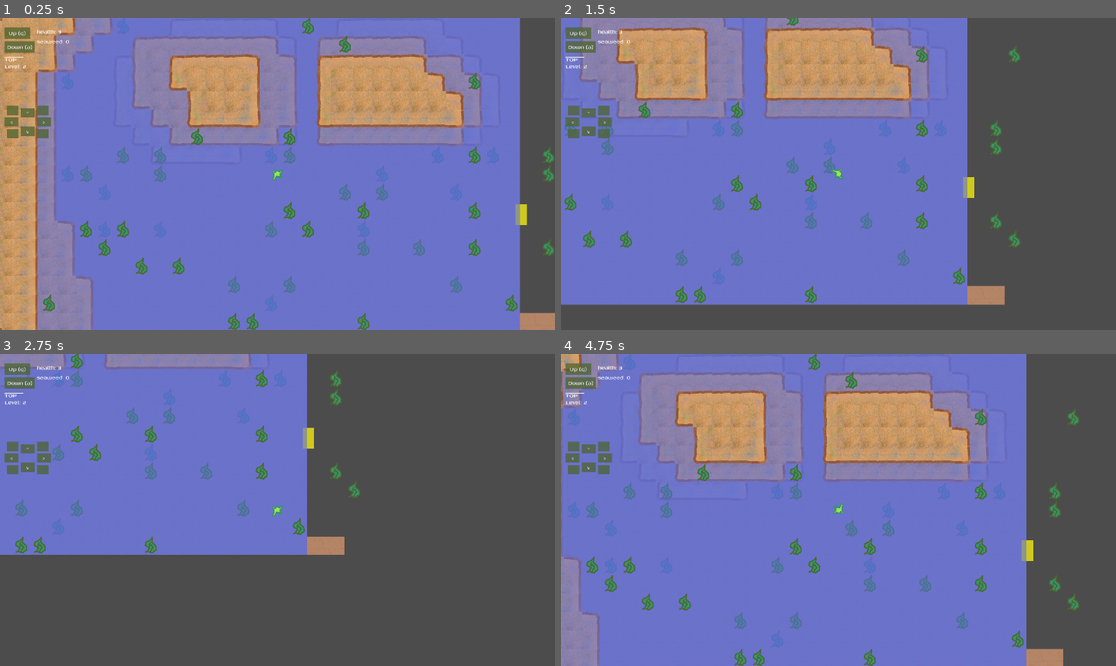
Above: before the commit, frames 1-4 (two rows, left to right).
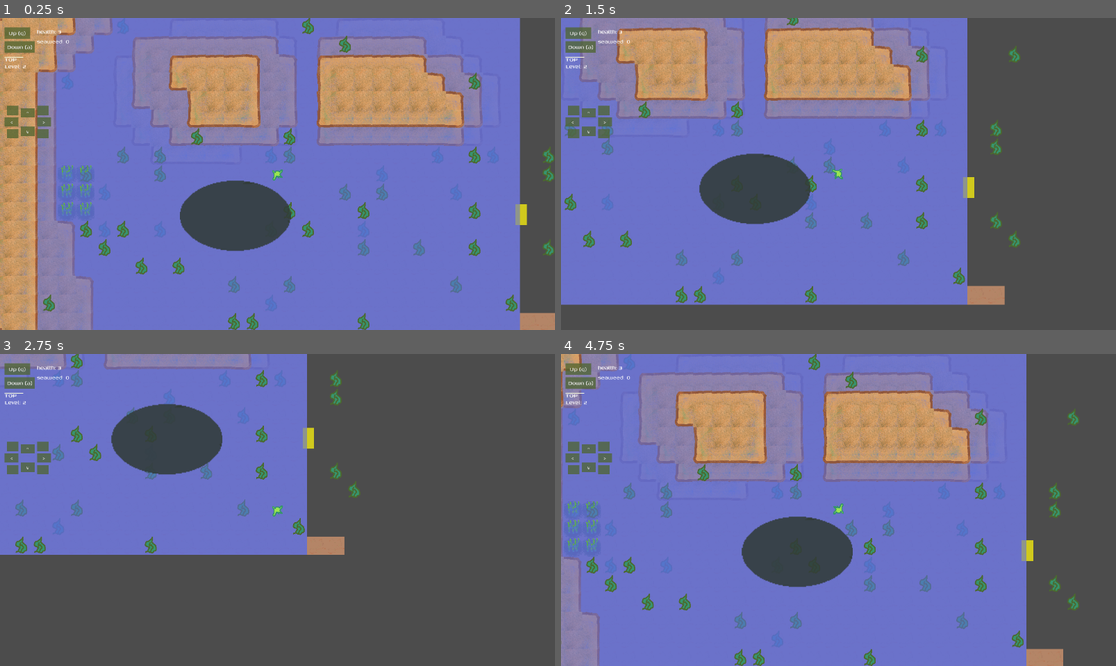
Above: after the commit, the same moments.

Repository: RoxT/SwimmingFrog
Game: Godot game, scene res://Maps/Swamp.tscn
The game is run twice, just before and just after one commit, with the same random seed, the same clock (stepped at 60 frames per second) and the same inputs. This scene is started directly instead of the project's main scene.
Inputs (mouse positions are in pixels of both pictures, inside the frame that each line leads up to):
- Up to frame 1 (0.25 s): no input
- Up to frame 2 (1.5 s): move the mouse to (960, 158) at 0.52 s; hold Right (ui_right) 0.53-1.28 s; click (960, 158) at 0.67 s; move the mouse to (727, 189) at 1.27 s; hold Down (ui_down) from 1.28 s (still down)
- Up to frame 3 (2.75 s): move the mouse to (333, 441) at 2.02 s; release Down (ui_down) at 2.03 s; hold Right (ui_right) from 2.03 s (still down)
- Up to frame 4 (4.75 s): move the mouse to (810, 572) at 2.77 s; release Right (ui_right) at 2.78 s; hold Up (ui_up) 2.78-3.53 s; click (810, 572) at 2.92 s; move the mouse to (1005, 556) at 3.52 s; hold Left (ui_left) from 3.53 s (still down); move the mouse to (672, 463) at 4.27 s

The runs differ from the first frame. In frame 1, 3.8% of the frame differs, in the area x 11-53%, y 47-75%; in frame 2, 3.6%; in frame 3, 3.6%; in frame 4, 3.8%, in the area x 1-53%, y 47-75%.

Commit message:
plants, shadow

Diff:
--- /dev/null
+++ b/SwimmingFrog/Birds/Bird.gd
@@ -0,0 +1,34 @@
+extends Area2D
+
+
+var speed = 200
+signal bird
+
+# Called when the node enters the scene tree for the first time.
+func _ready():
+	pass # Replace with function body.
+
+
+# Called every frame. 'delta' is the elapsed time since the previous frame.
+func _process(delta):
+	position.x = position.x + (delta * speed)
+
+
+func _on_Bird_body_entered(body):
+	if S.is_player(body):
+		modulate = Color.red
+		emit_signal("bird")
+
+
+func _on_Bird_body_exited(body):
+	if S.is_player(body):
+		modulate = Color.white
+
+func _on_Timer_timeout():
+	speed = -speed
+
+func move_to_layer(new_layer:int):
+	var bits := pow(2, new_layer) as int
+	collision_layer = bits
+	collision_mask = bits
+	scale = Vector2(new_layer+1, new_layer+1)
--- a/SwimmingFrog/Frog.gd
+++ b/SwimmingFrog/Frog.gd
@@ -41,3 +41,4 @@
 
 func move_to_layer(l:int):
 	layers = pow(2, l) as int
+	get_tree().call_group("follow", "move_to_layer", l)
--- a/SwimmingFrog/Maps/Home.tscn
+++ b/SwimmingFrog/Maps/Home.tscn
@@ -189,18 +189,21 @@
 [node name="Tadpole" type="AnimatedSprite" parent="Terrain/Top/Extras"]
 position = Vector2( 1945, 2062 )
 frames = SubResource( 5 )
+frame = 1
 playing = true
 
 [node name="Tadpole3" type="AnimatedSprite" parent="Terrain/Top/Extras"]
 position = Vector2( 2053, 2089 )
 rotation = -0.133417
 frames = SubResource( 5 )
+frame = 1
 playing = true
 
 [node name="Tadpole2" type="AnimatedSprite" parent="Terrain/Top/Extras"]
 position = Vector2( 2019, 2022 )
 rotation = -2.17694
 frames = SubResource( 5 )
+frame = 1
 playing = true
 
 [node name="Matron" type="Area2D" parent="Terrain/Top/Extras"]
--- a/SwimmingFrog/Maps/Swamp.tscn
+++ b/SwimmingFrog/Maps/Swamp.tscn
@@ -7,6 +7,12 @@
 [ext_resource path="res://Maps/Map.gd" type="Script" id=5]
 [ext_resource path="res://tilesets/terrain_tileset_bg.tres" type="TileSet" id=6]
 [ext_resource path="res://tilesets/terrain_tileset_rocks.tres" type="TileSet" id=7]
+[ext_resource path="res://Birds/Bird.gd" type="Script" id=8]
+[ext_resource path="res://Birds/shadow.png" type="Texture" id=9]
+
+[sub_resource type="CapsuleShape2D" id=1]
+radius = 30.0
+height = 40.0
 
 [node name="Swamp" type="Node2D"]
 script = ExtResource( 5 )
@@ -22,7 +28,7 @@
 [node name="Rocks" type="TileMap" parent="Terrain/Bottom"]
 tile_set = ExtResource( 7 )
 format = 1
-tile_data = PoolIntArray( -131071, 2, 1, -131070, 2, 2, -131 …(3097 unchanged characters)… 38, 524289, 2, 65538, 524290, 2, 65539, 655359, 2, 65537, 589824, 2, 65538, 589825, 2, 65538, 589826, 2, 65539, 720895, 2, 65537, 655360, 2, 65538, 655361, 2, 65538, 655362, 2, 65539, 786431, 2, 65537, 720896, 2, 65538, 72 …(676 unchanged characters)…
+tile_data = PoolIntArray( -131071, 2, 1, -131070, 2, 2, -131 …(3097 unchanged characters)… 38, 524289, 2, 65538, 524290, 2, 65539, 524291, 5, 0, 524292, 5, 0, 655359, 2, 65537, 589824, 2, 65538, 589825, 2, 65538, 589826, 2, 65539, 589827, 5, 0, 589828, 5, 0, 720895, 2, 65537, 655360, 2, 65538, 655361, 2, 65538, 655362, 2, 65539, 655363, 5, 0, 655364, 5, 0, 786431, 2, 65537, 720896, 2, 65538, 72 …(676 unchanged characters)…
 
 [node name="Middle" type="TileMap" parent="Terrain"]
 tile_set = ExtResource( 6 )
@@ -37,14 +43,13 @@
 collision_layer = 2
 collision_mask = 2
 format = 1
-tile_data = PoolIntArray( -131071, 2, 1, -131070, 2, 2, -131 …(2561 unchanged characters)… 38, 524289, 2, 65538, 524290, 2, 65539, 655359, 2, 65537, 589824, 2, 65538, 589825, 2, 65538, 589826, 2, 65539, 720895, 2, 65537, 655360, 2, 65538, 655361, 2, 65538, 655362, 2, 65539, 786431, 2, 65537, 720896, 2, 65538, 72 …(676 unchanged characters)…
+tile_data = PoolIntArray( -131071, 2, 1, -131070, 2, 2, -131 …(2561 unchanged characters)… 38, 524289, 2, 65538, 524290, 2, 65539, 524291, 4, 0, 524292, 4, 0, 655359, 2, 65537, 589824, 2, 65538, 589825, 2, 65538, 589826, 2, 65539, 589827, 4, 0, 589828, 4, 0, 720895, 2, 65537, 655360, 2, 65538, 655361, 2, 65538, 655362, 2, 65539, 655363, 4, 0, 655364, 4, 0, 786431, 2, 65537, 720896, 2, 65538, 72 …(676 unchanged characters)…
 
 [node name="Warp" parent="Terrain/Middle" instance=ExtResource( 2 )]
 position = Vector2( 1776, 664 )
 warp_to = "Home"
 
 [node name="Top" type="TileMap" parent="Terrain"]
-visible = false
 tile_set = ExtResource( 6 )
 collision_layer = 4
 collision_mask = 4
@@ -53,13 +58,31 @@
 script = ExtResource( 4 )
 
 [node name="Rocks" type="TileMap" parent="Terrain/Top"]
-visible = false
 tile_set = ExtResource( 7 )
 collision_layer = 4
 collision_mask = 4
 format = 1
-tile_data = PoolIntArray( -65536, 2, 1, -65535, 2, 2, -65534 …(1321 unchanged characters)… 37, 524288, 2, 65538, 524289, 2, 65539, 655359, 2, 65537, 589824, 2, 65538, 589825, 2, 65539, 720895, 2, 65537, 655360, 2, 65538, 655361, 2, 65539, 786431, 2, 65537, 720896, 2, 65538, 72 …(331 unchanged characters)…
+tile_data = PoolIntArray( -65536, 2, 1, -65535, 2, 2, -65534 …(1321 unchanged characters)… 37, 524288, 2, 65538, 524289, 2, 65539, 524291, 3, 0, 524292, 3, 0, 655359, 2, 65537, 589824, 2, 65538, 589825, 2, 65539, 589827, 3, 0, 589828, 3, 0, 720895, 2, 65537, 655360, 2, 65538, 655361, 2, 65539, 655363, 3, 0, 655364, 3, 0, 786431, 2, 65537, 720896, 2, 65538, 72 …(331 unchanged characters)…
 
 [node name="Frog" parent="." instance=ExtResource( 3 )]
 
 [node name="CanvasLayer" parent="." instance=ExtResource( 1 )]
+
+[node name="Bird" type="Area2D" parent="." groups=["follow"]]
+position = Vector2( 757, 683 )
+script = ExtResource( 8 )
+
+[node name="Sprite" type="Sprite" parent="Bird"]
+texture = ExtResource( 9 )
+
+[node name="CollisionShape2D" type="CollisionShape2D" parent="Bird"]
+rotation = 1.5708
+shape = SubResource( 1 )
+
+[node name="Timer" type="Timer" parent="Bird"]
+wait_time = 3.0
+autostart = true
+
+[connection signal="body_entered" from="Bird" to="Bird" method="_on_Bird_body_entered"]
+[connection signal="body_exited" from="Bird" to="Bird" method="_on_Bird_body_exited"]
+[connection signal="timeout" from="Bird/Timer" to="Bird" method="_on_Timer_timeout"]
--- a/SwimmingFrog/tilesets/terrain_tileset_rocks.tres
+++ b/SwimmingFrog/tilesets/terrain_tileset_rocks.tres
@@ -1,6 +1,9 @@
-[gd_resource type="TileSet" load_steps=18 format=2]
+[gd_resource type="TileSet" load_steps=21 format=2]
 
 [ext_resource path="res://tilesets/bread.png" type="Texture" id=1]
+[ext_resource path="res://Environment/plant-0.png" type="Texture" id=2]
+[ext_resource path="res://Environment/plant-1.png" type="Texture" id=3]
+[ext_resource path="res://Environment/plant-2.png" type="Texture" id=4]
 
 [sub_resource type="ConvexPolygonShape2D" id=1]
 points = PoolVector2Array( 49.92, 64, 25.7089, 63.695, 24.9131, 21.2292, 45.007, 20.5594 )
@@ -171,3 +174,45 @@
 "shape_transform": Transform2D( 1, 0, 0, 1, 0, 0 )
 } ]
 2/z_index = 0
+3/name = "plant-2.png 3"
+3/texture = ExtResource( 4 )
+3/tex_offset = Vector2( 0, 0 )
+3/modulate = Color( 1, 1, 1, 1 )
+3/region = Rect2( 0, 0, 64, 64 )
+3/tile_mode = 0
+3/occluder_offset = Vector2( 0, 0 )
+3/navigation_offset = Vector2( 0, 0 )
+3/shape_offset = Vector2( 0, 0 )
+3/shape_transform = Transform2D( 1, 0, 0, 1, 0, 0 )
+3/shape_one_way = false
+3/shape_one_way_margin = 0.0
+3/shapes = [  ]
+3/z_index = 0
+4/name = "plant-1.png 4"
+4/texture = ExtResource( 3 )
+4/tex_offset = Vector2( 0, 0 )
+4/modulate = Color( 1, 1, 1, 1 )
+4/region = Rect2( 0, 0, 64, 64 )
+4/tile_mode = 0
+4/occluder_offset = Vector2( 0, 0 )
+4/navigation_offset = Vector2( 0, 0 )
+4/shape_offset = Vector2( 0, 0 )
+4/shape_transform = Transform2D( 1, 0, 0, 1, 0, 0 )
+4/shape_one_way = false
+4/shape_one_way_margin = 0.0
+4/shapes = [  ]
+4/z_index = 0
+5/name = "plant-0.png 5"
+5/texture = ExtResource( 2 )
+5/tex_offset = Vector2( 0, 0 )
+5/modulate = Color( 1, 1, 1, 1 )
+5/region = Rect2( 0, 0, 64, 64 )
+5/tile_mode = 0
+5/occluder_offset = Vector2( 0, 0 )
+5/navigation_offset = Vector2( 0, 0 )
+5/shape_offset = Vector2( 0, 0 )
+5/shape_transform = Transform2D( 1, 0, 0, 1, 0, 0 )
+5/shape_one_way = false
+5/shape_one_way_margin = 0.0
+5/shapes = [  ]
+5/z_index = 0
Binary file added: SwimmingFrog/Birds/shadow.png
Not shown, added: SwimmingFrog/Birds/shadow.png.import
Binary file added: SwimmingFrog/Environment/plant-0.png
Not shown, added: SwimmingFrog/Environment/plant-0.png.import
Binary file added: SwimmingFrog/Environment/plant-1.png
Not shown, added: SwimmingFrog/Environment/plant-1.png.import
Binary file added: SwimmingFrog/Environment/plant-2.png
Not shown, added: SwimmingFrog/Environment/plant-2.png.import
Not shown: 1 places in SwimmingFrog/Maps/Swamp.tscn that only renumber resources
